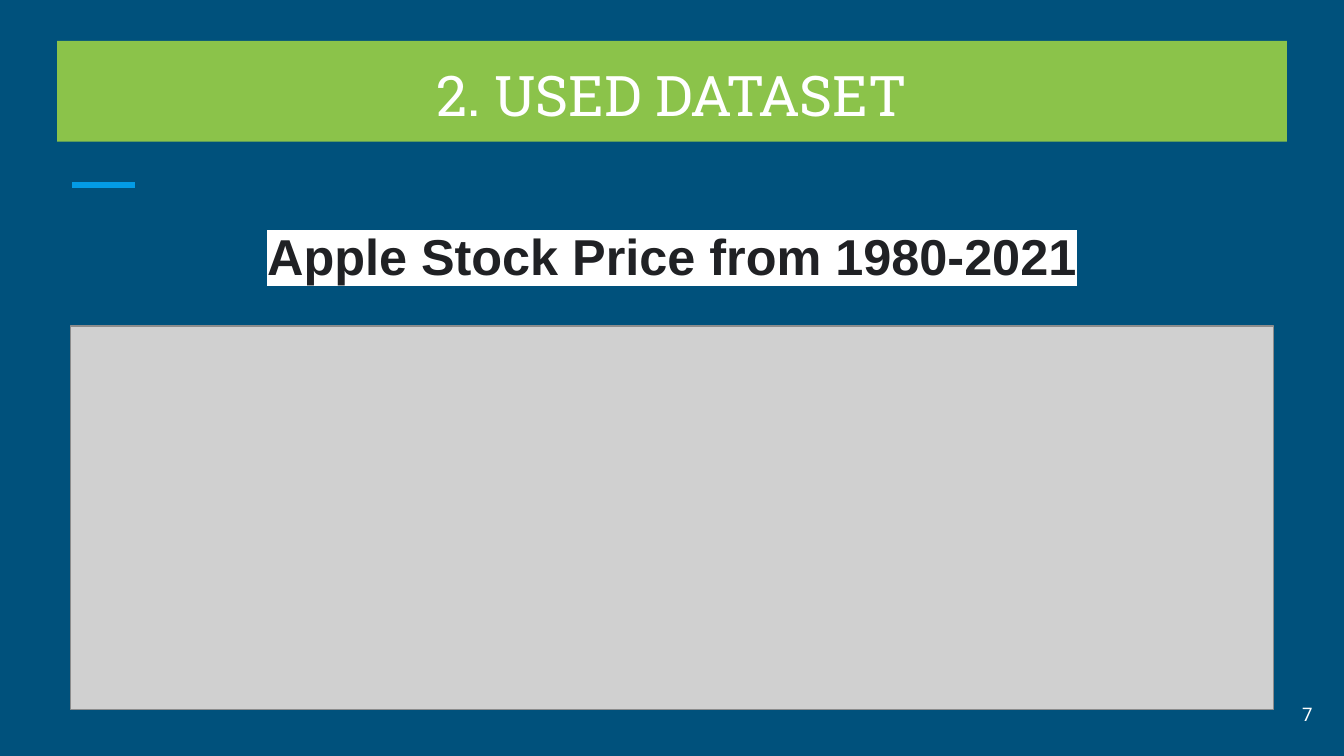
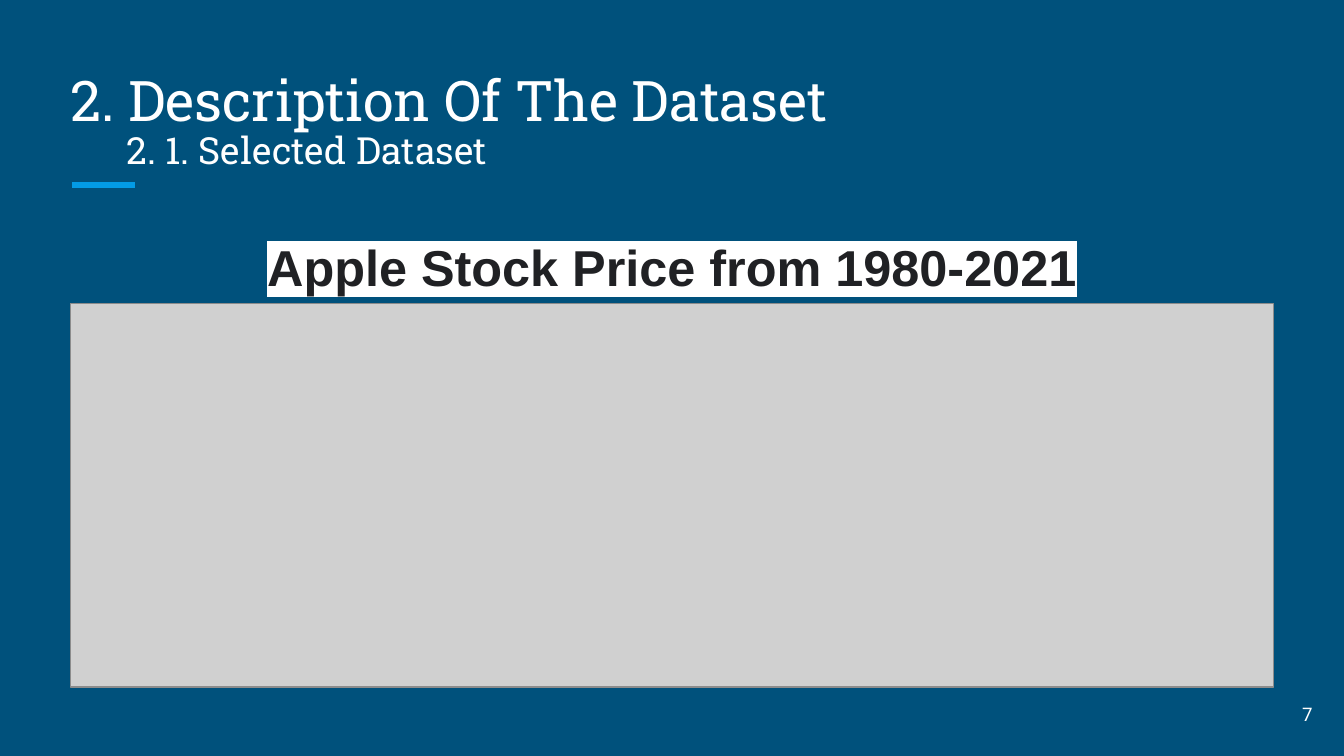
Before and after one commit to ferriitoo/CS584-Machine-Learning, a slide deck: slide 7 of project/CS584-ML-Project.pptx. Drawn at 1344x756 pixels with LibreOffice and Linux fonts; fonts in the diff are those of the drawing; grey boxes stand for pictures. Boxes give left, top, right and bottom in pixels: in the first picture for what was removed or moved away, otherwise in the second. Text is boxed around its words. In the diff, an @@ line names an element or a change of style, - is before the commit and + after.

```diff
--- a/project/CS584-ML-Project.pptx
+++ b/project/CS584-ML-Project.pptx
@@ title "2. Description Of The Dataset": place and size @@
-title "2. Description Of The Dataset" at [56,40,1286,141]
+title "2. Description Of The Dataset" at [70,77,828,133]
@@ title "2. Description Of The Dataset" at [70,77,828,133]: fill #8BC34A to none @@
@@ title at [70,77,828,133]: text changed @@
-2. USED DATASET
+2. Description Of The Dataset
@@ text added at [126,130,487,165], 20 pt, text #FFFFFF @@
+2. 1. Selected Dataset
@@ text "Apple Stock Price from 1980-2021": place and size @@
-text "Apple Stock Price from 1980-2021" at [267,238,1076,285]
+text "Apple Stock Price from 1980-2021" at [267,249,1076,296]
@@ picture: place and size @@
-picture at [71,327,1274,710]
+picture at [71,304,1274,687]
```
Also in this commit, not shown: 9 other slides changed, 8 slides added, 6 slides removed, 1 other file.
